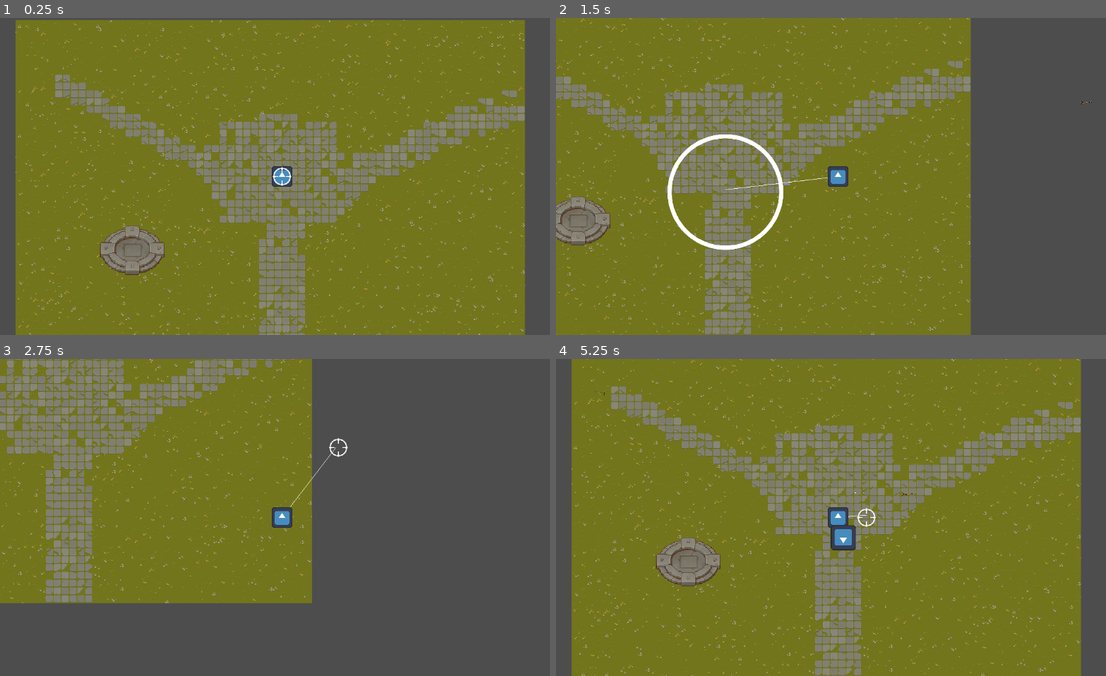
Above: before the commit, frames 1-4 (two rows, left to right).
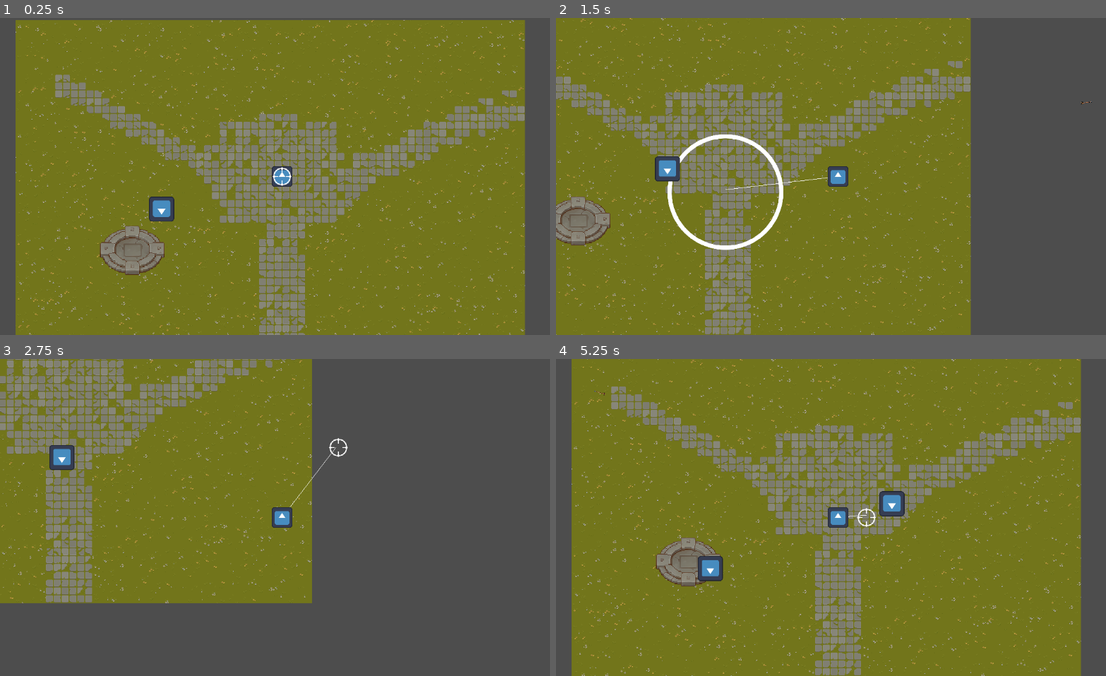
Above: after the commit, the same moments.

Repository: tortoise501/DNS-game
Game: Godot game, scene res://scenes/world.tscn
Same seed, same stepped clock (60 frames per second), same inputs: the game is played once before the commit and once after it. The engine's default icon, where the game draws it, is replaced by a stand-in: a white triangle on a blue panel in a dark square.
Inputs (mouse positions are in pixels of both pictures, inside the frame that each line leads up to):
- Up to frame 1 (0.25 s): no input
- Up to frame 2 (1.5 s): move the mouse to (963, 160) at 0.52 s; hold Right (ui_right) 0.53-1.28 s; click (963, 160) at 0.6 s; move the mouse to (726, 192) at 1.27 s; hold Down (ui_down) from 1.28 s (still down); tap 1 (ability_1) at 1.35 s
- Up to frame 3 (2.75 s): click (170, 533) at 1.55 s; move the mouse to (341, 447) at 2.02 s; release Down (ui_down) at 2.03 s; hold Right (ui_right) from 2.03 s (still down); click (341, 447) at 2.1 s
- Up to frame 4 (5.25 s): move the mouse to (809, 580) at 2.77 s; release Right (ui_right) at 2.78 s; hold Up (ui_up) 2.78-3.53 s; click (809, 580) at 2.85 s; move the mouse to (1007, 565) at 3.52 s; hold Left (ui_left) 3.53-5.03 s; tap 1 (ability_1) at 3.6 s; click (1007, 565) at 3.8 s; move the mouse to (671, 469) at 4.27 s; click (671, 469) at 4.35 s; move the mouse to (864, 517) at 5.02 s; hold Down (ui_down) from 5.03 s (still down); click (864, 517) at 5.1 s

The runs differ from the first frame. In frame 1, 0.4% of the frame differs, in the area x 27-32%, y 56-65%; in frame 2, 0.4%; in frame 3, 0.4%; in frame 4, 1.1%, in the area x 25-65%, y 41-71%.

Commit message:
enemy hp, bullet spawn func for player, bullet damage

Diff:
--- a/game_controller.gd
+++ b/game_controller.gd
@@ -6,7 +6,7 @@
 
 #TEST ONLY
 var time_between_enemy_spawn = 5000 #msec
-var last_time_enemy_spawn = 0
+var last_time_enemy_spawn = -100000
 
 # Called when the node enters the scene tree for the first time.
 func _ready() -> void:
--- a/prefabs/Enemy/enemy.gd
+++ b/prefabs/Enemy/enemy.gd
@@ -2,6 +2,9 @@
 
 var movement_speed: float = 100.0
 var movement_target_position: Vector2 = Vector2(60.0,180.0)
+
+var maxHP = 1000
+var currentHP = 1000
 
 @onready var attack_pref = preload("res://prefabs/enemy_attack/attack.tscn")
 var attack_distance = 75
@@ -54,3 +57,10 @@
 	attack_inst.global_position = (global_position + player_pos)/2
 	get_node("/root/Node2D").add_child(attack_inst)
 	pass
+
+
+func get_hit(damage):
+	currentHP -= damage
+	if currentHP <= 0:
+		print("enemy is dead")
+		queue_free()
--- a/prefabs/arrow/arrow.gd
+++ b/prefabs/arrow/arrow.gd
@@ -1,13 +1,16 @@
 extends RigidBody2D
 
 var speed = 800
+var life_span = 1000
+var min_speed = 200
+var initial_pos = Vector2.ZERO
 
-var life_span = 1000
-
-var initial_pos = Vector2.ZERO
+var damage = 350
 
 # Called when the node enters the scene tree for the first time.
 func _ready() -> void:
+	contact_monitor = true
+	max_contacts_reported = 1
 	#linear_velocity = (get_global_mouse_position() - global_position).normalized() * speed
 	linear_velocity = Vector2.from_angle(rotation) * speed
 	initial_pos = global_position
@@ -17,7 +20,23 @@
 # Called every frame. 'delta' is the elapsed time since the previous frame.
 func _physics_process(delta: float) -> void:
 	#global_rotation = linear_velocity.
-	look_at(global_position + linear_velocity)
+	#look_at(global_position + linear_velocity)
 	if (global_position - initial_pos).length() > life_span:
-		queue_free()
+		break_arrow()
+	if linear_velocity.length() < min_speed:
+		break_arrow()
 	pass
+
+func _on_body_entered(body: Node) -> void:
+	if body.is_in_group("Enemy") && body.has_method("get_hit"):
+		body.get_hit(damage)
+		damage = 0
+		break_arrow()
+	pass # Replace with function body.
+
+
+func break_arrow():
+	linear_velocity *= 0
+	angular_velocity *= 0
+	#play break animation
+	queue_free()
--- a/prefabs/arrow/arrow.tscn
+++ b/prefabs/arrow/arrow.tscn
@@ -18,3 +18,5 @@
 [node name="CollisionShape2D" type="CollisionShape2D" parent="." groups=["PlayerBullet"]]
 position = Vector2(1, 0)
 shape = SubResource("RectangleShape2D_6ga5o")
+
+[connection signal="body_entered" from="." to="." method="_on_body_entered"]
--- a/prefabs/player/player_movement.gd
+++ b/prefabs/player/player_movement.gd
@@ -28,3 +28,5 @@
 func get_hit(damage):
 	currentHP -= damage
 	print("current HP: %d" % currentHP)
+	if currentHP <= 0:
+		print("player is dead")
--- a/prefabs/player/player_weapon.gd
+++ b/prefabs/player/player_weapon.gd
@@ -26,22 +26,31 @@
 	var to_mouse_vector: Vector2 = get_global_mouse_position() - global_position
 	match ability_used:
 		0:
-			var bullet_instance:RigidBody2D = bullet.instantiate()
+			#var bullet_instance:RigidBody2D = bullet.instantiate()
 
-			bullet_instance.position = self.global_position + to_mouse_vector.normalized() * 50
-			bullet_instance.look_at(bullet_instance.position + to_mouse_vector.normalized())
-			get_node("/root/Node2D").add_child(bullet_instance)
+			#bullet_instance.position = self.global_position + to_mouse_vector.normalized() * 50
+			#bullet_instance.look_at(bullet_instance.position + to_mouse_vector.normalized())
+			#get_node("/root/Node2D").add_child(bullet_instance)
+			spawn_bullet(
+				350,
+				self.global_position + to_mouse_vector.normalized() * 50,
+				to_mouse_vector.normalized())
 		1:
 			print("ability 1 used")
 
 			for i in range(arrow_rain_count):
 				var angle = randf_range(0,360)
 				var distance = randf_range(0, arrow_rain_radius)
-				var bullet_instance: RigidBody2D = bullet.instantiate()
-				bullet_instance.position = get_global_mouse_position() + Vector2(distance,0).rotated(angle) + Vector2(0,-arrow_rain_height)
-				bullet_instance.look_at(bullet_instance.position + Vector2.DOWN)
-				get_node("/root/Node2D").add_child(bullet_instance)
-				bullet_instance.life_span = arrow_rain_height
+				#var bullet_instance: RigidBody2D = bullet.instantiate()
+				#bullet_instance.position = get_global_mouse_position() + Vector2(distance,0).rotated(angle) + Vector2(0,-arrow_rain_height)
+				#bullet_instance.look_at(bullet_instance.position + Vector2.DOWN)
+				#get_node("/root/Node2D").add_child(bullet_instance)
+				#bullet_instance.life_span = arrow_rain_height
+				spawn_bullet(
+					50,
+					get_global_mouse_position() + Vector2(distance,0).rotated(angle) + Vector2(0,-arrow_rain_height),
+					Vector2.DOWN,
+					arrow_rain_height)
 
 			change_ability(0)
 
@@ -63,3 +72,13 @@
 
 func _draw() -> void:
 	draw_line($".".position,get_local_mouse_position(),Color.WHITE)
+
+func spawn_bullet(damage, pos, look_at_vec_mod, life_span = 0):
+	var bullet_instance:RigidBody2D = bullet.instantiate()
+	bullet_instance.global_position = pos
+	bullet_instance.look_at(bullet_instance.global_position + look_at_vec_mod)
+	if life_span != 0:
+		bullet_instance.life_span = life_span
+	bullet_instance.damage = damage
+	get_node("/root/Node2D").add_child(bullet_instance)
+	pass
